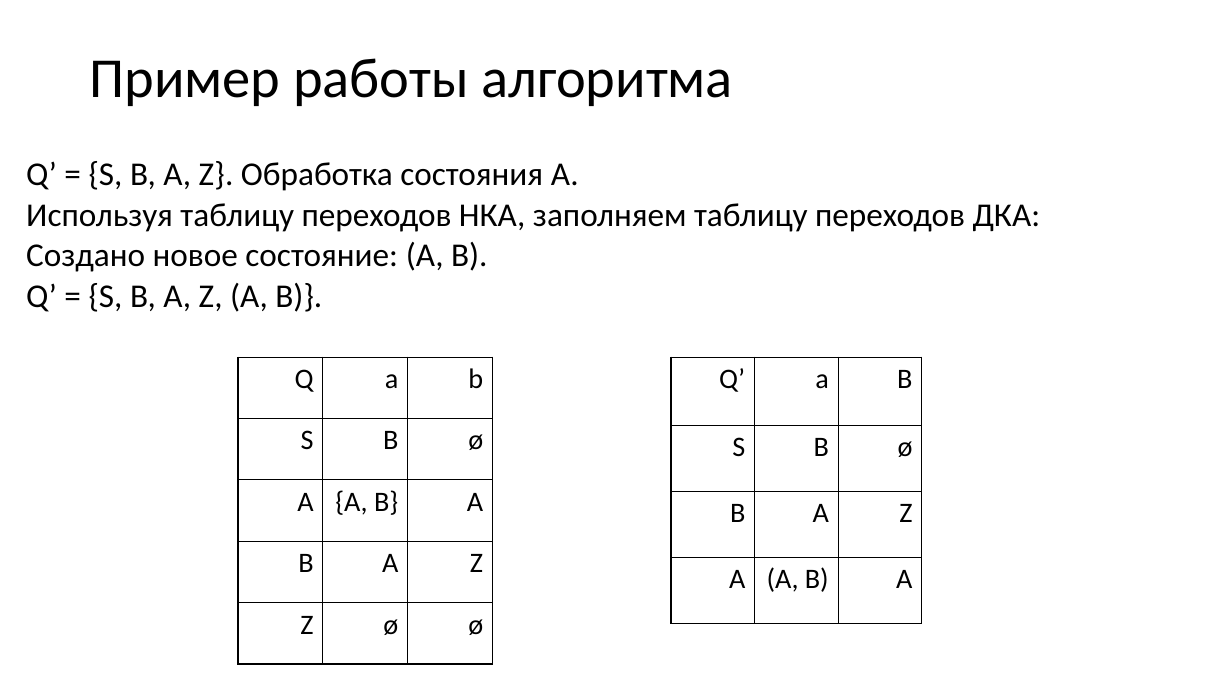
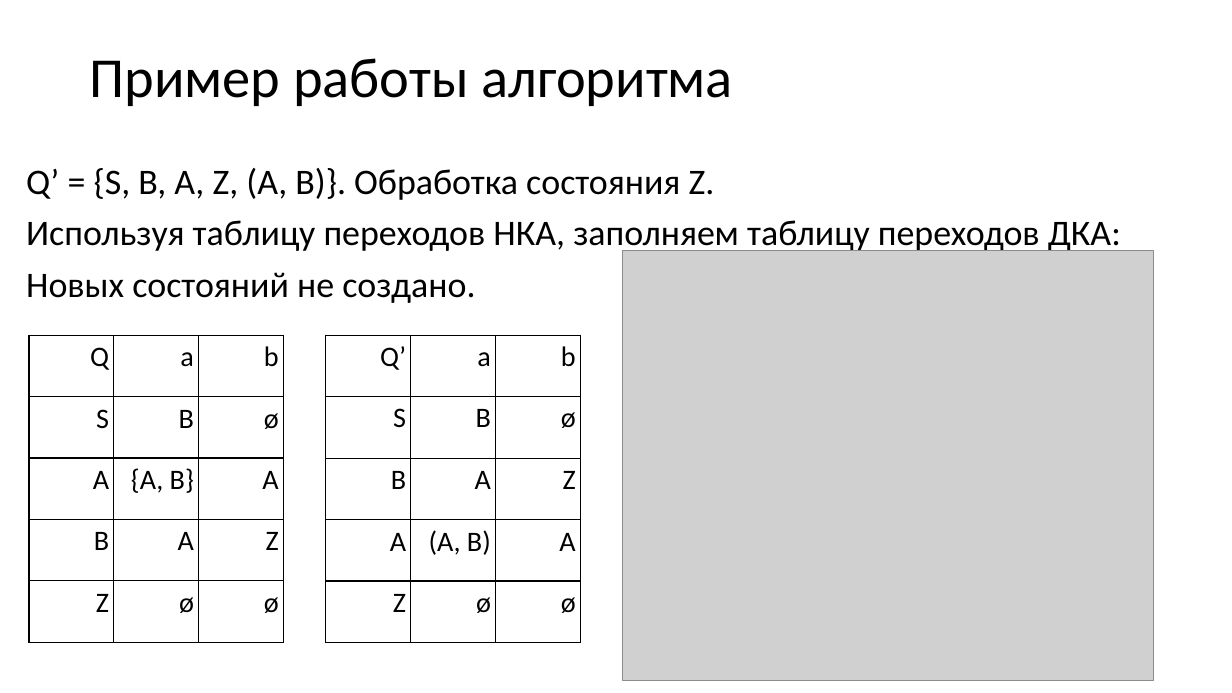
Before and after one commit to goddamnteam/korzun, a slide deck: slide 16 of task4.pptx (slide 15 before the commit). Drawn at 1232x693 pixels with LibreOffice and Linux fonts; fonts in the diff are those of the drawing; grey boxes stand for pictures. Boxes give left, top, right and bottom in pixels: in the first picture for what was removed or moved away, otherwise in the second. Text is boxed around its words. In the diff, an @@ line names an element or a change of style, - is before the commit and + after.

```diff
--- a/task4.pptx
+++ b/task4.pptx
@@ text at (26,168,715,200): text changed; size 25.9 to 28 pt @@
-Q’ = {S, B, A, Z}. Обработка состояния A.
+Q’ = {S, B, A, Z, (A, B)}. Обработка состояния Z.
@@ text at (26,220,1121,255): size 25.9 to 28 pt in "Используя таблицу переходов НКА, заполняем таблицу переходов ..."; line spacing 0.7 to 0.9 @@
@@ picture added at (623,251,1153,681) @@
@@ text at (26,272,475,303): text changed; size 25.9 to 28 pt @@
-Создано новое состояние: (A, B).
-Q’ = {S, B, A, Z, (A, B)}.
+Новых состояний не создано.
@@ table: place and size @@
-table at (238,357,494,664)
+table at (29,335,284,642)
@@ table at (326,335,581,642) @@
-row 1, column 3: B
+row 1, column 3: b
+row 5: Z | ø | ø
@@ table: place and size @@
-table at (671,357,921,623)
+table at (326,335,581,642)
```
Also in this commit, not shown: 15 other slides changed, 1 slide added.
